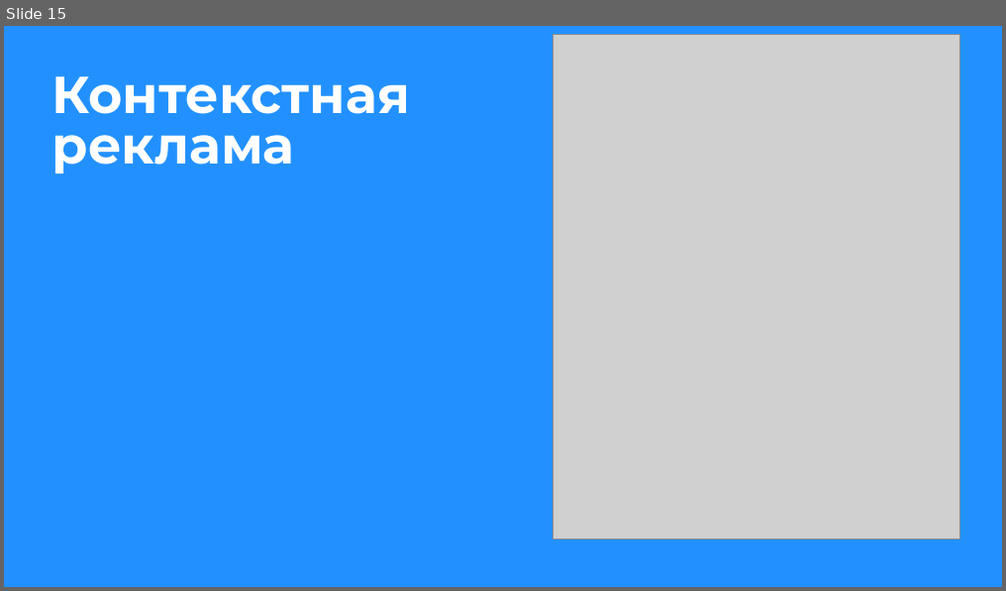
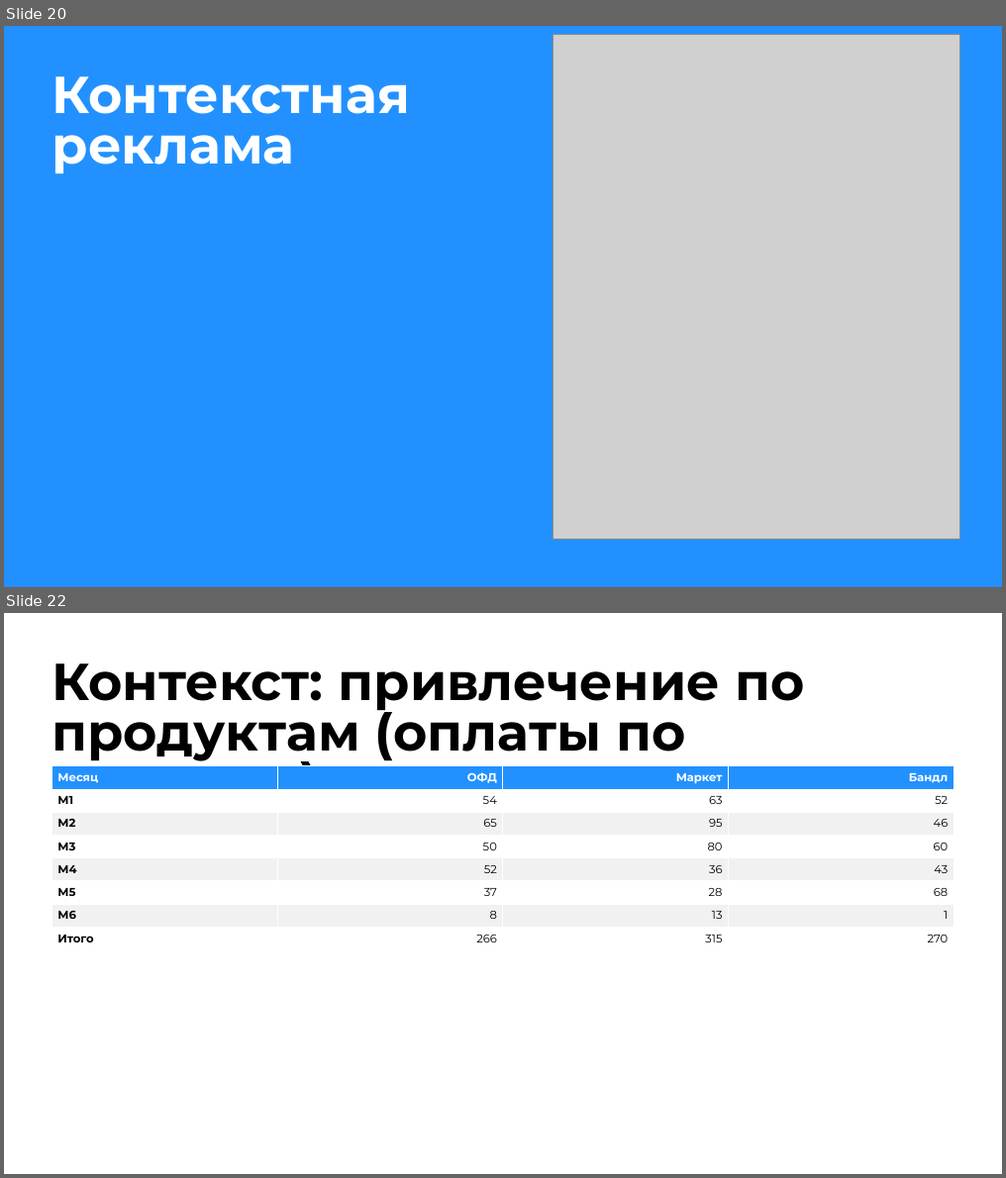
Before and after one commit to burbonivanovich-oss/google-presentation, a slide deck: Итоги Q1 2026 — Контур.pptx. Shown one above the other, each under a label of ours: slide 15 before the commit, slides 20 and 22 after it; the slides between them are not shown. The pictures are 1006x591 and 1006x1178 pixels, drawn with LibreOffice and Linux fonts; fonts in the diff are those of the drawing; grey boxes stand for pictures. Boxes give left, top, right and bottom in pixels: in the first picture for what was removed or moved away, otherwise in the second. Text is boxed around its words. In the diff, an @@ line names an element or a change of style, - is before the commit and + after.

```diff
--- a/Итоги Q1 2026 — Контур.pptx
+++ b/Итоги Q1 2026 — Контур.pptx
@@ slide 22 added at (4, 613, 1002, 1174), background #FEFFFE @@
@@ title added at (53, 663, 804, 804), 50 pt, text #000000, bold @@
+Контекст: привлечение по продуктам (оплаты по месяцам)
@@ table added at (52, 766, 953, 951), 8 rows, 4 columns @@
+Месяц | ОФД | Маркет | Бандл
+М1 | 54 | 63 | 52
+М2 | 65 | 95 | 46
+М3 | 50 | 80 | 60
+М4 | 52 | 36 | 43
+М5 | 37 | 28 | 68
+М6 | 8 | 13 | 1
+Итого | 266 | 315 | 270
@@ what was slide 15 is now slide 20 @@
```
Also in this commit, not shown: 6 slides changed, 9 other slides added, 1 other file.
